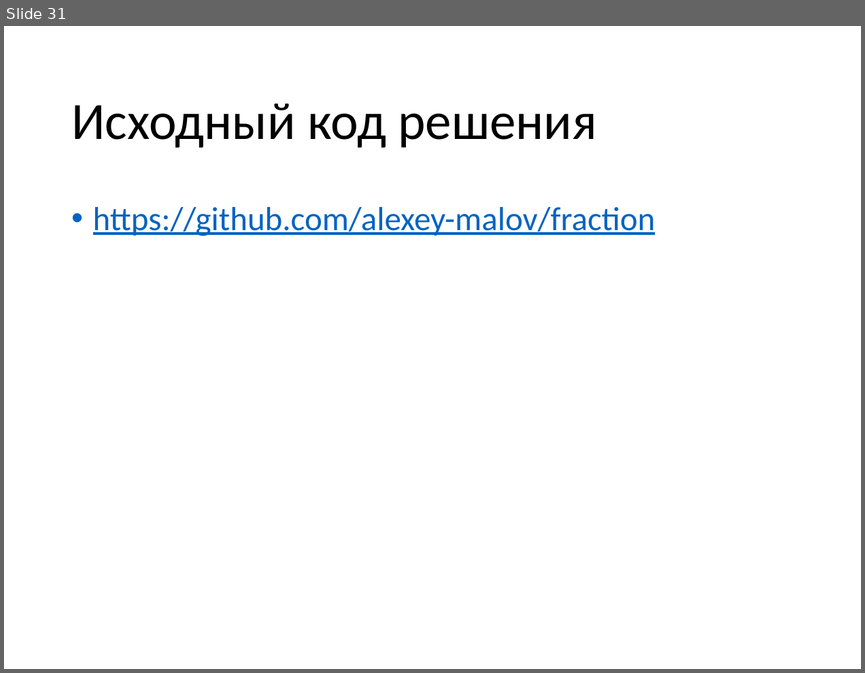
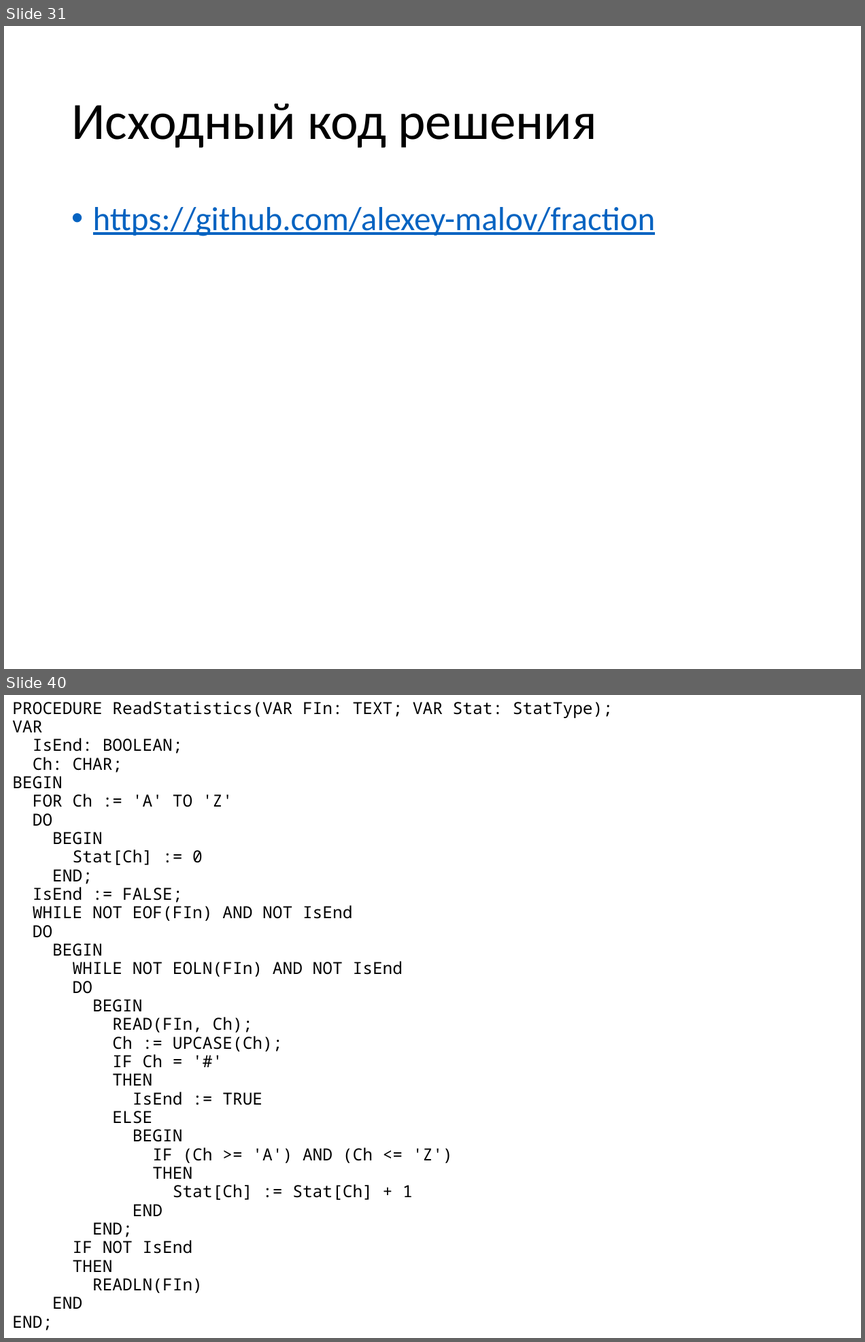
Before and after one commit to alexey-malov/fraction, a slide deck: Explanation.pptx. Shown one above the other, each under a label of ours: slide 31 before the commit, slides 31 and 40 after it; the slides between them are not shown. The pictures are 865x673 and 865x1342 pixels, drawn with LibreOffice and Linux fonts; fonts in the diff are those of the drawing. Boxes give left, top, right and bottom in pixels: in the first picture for what was removed or moved away, otherwise in the second. Text is boxed around its words. In the diff, an @@ line names an element or a change of style, - is before the commit and + after.

```diff
--- a/Explanation.pptx
+++ b/Explanation.pptx
@@ slide 40 added at (x1=4, y1=695, x2=861, y2=1338), background #FFFFFF @@
@@ text added at (x1=12, y1=701, x2=613, y2=1330), 14 pt, text #000000 @@
+PROCEDURE ReadStatistics(VAR FIn: TEXT; VAR Stat: StatType);
+VAR
+IsEnd: BOOLEAN;
+Ch: CHAR;
+BEGIN
+FOR Ch := 'A' TO 'Z'
+DO
+BEGIN
+Stat[Ch] := 0
+END;
+IsEnd := FALSE;
+WHILE NOT EOF(FIn) AND NOT IsEnd
+DO
+BEGIN
+WHILE NOT EOLN(FIn) AND NOT IsEnd
+DO
+BEGIN
+READ(FIn, Ch);
+Ch := UPCASE(Ch);
+IF Ch = '#'
+THEN
+IsEnd := TRUE
+ELSE
+BEGIN
+IF (Ch >= 'A') AND (Ch <= 'Z')
+THEN
+Stat[Ch] := Stat[Ch] + 1
+END
+END;
+IF NOT IsEnd
+THEN
+READLN(FIn)
+END
+END;
```
Also in this commit, not shown: 1 slide changed, 10 other slides added.
